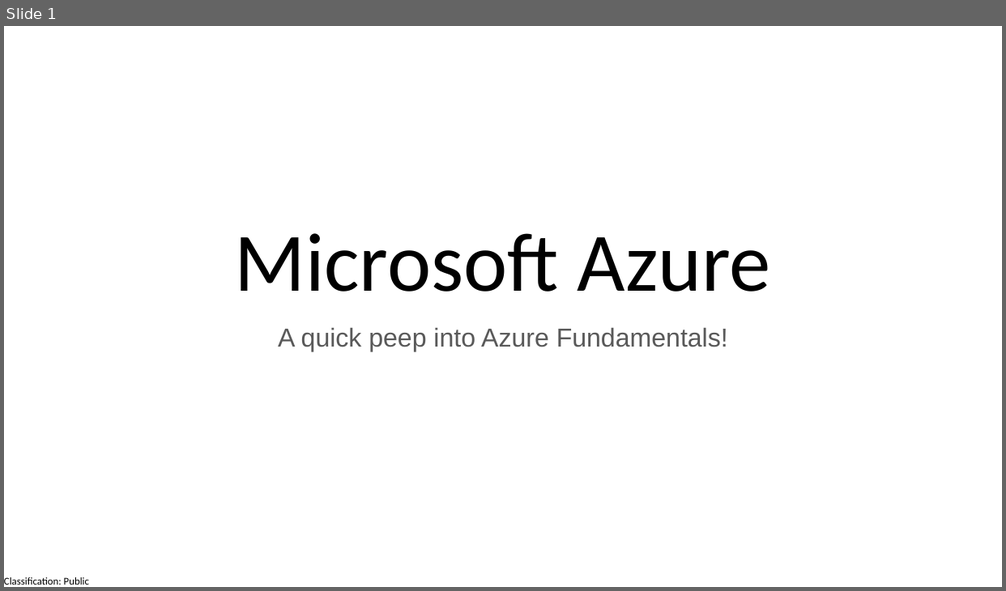
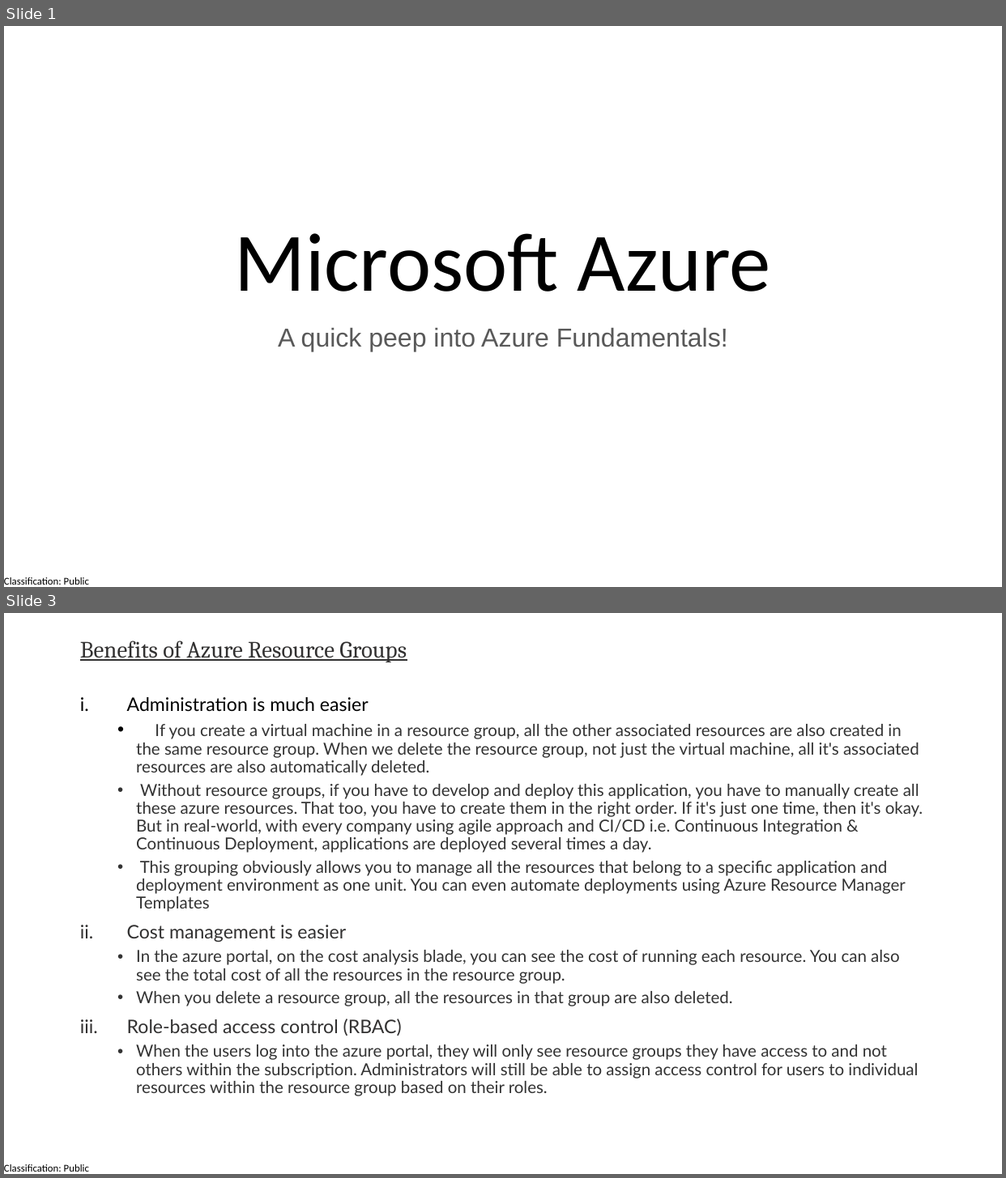
Before and after one commit to manaswiniray/Maersk.Azure.Practice, a slide deck: Microsoft Azure.pptx. Shown one above the other, each under a label of ours: slide 1 before the commit, slides 1 and 3 after it; the slides between them are not shown. The pictures are 1006x591 and 1006x1178 pixels, drawn with LibreOffice and Linux fonts; fonts in the diff are those of the drawing. Boxes give left, top, right and bottom in pixels: in the first picture for what was removed or moved away, otherwise in the second. Text is boxed around its words. In the diff, an @@ line names an element or a change of style, - is before the commit and + after.

```diff
--- a/Microsoft Azure.pptx
+++ b/Microsoft Azure.pptx
@@ slide 3 added at (4, 613, 1002, 1174), background #FFFFFF; not listed: 1 template element that a slide beside it also shows @@
@@ title added at (80, 641, 407, 662), 22.5 pt, text #323131, underline @@
+Benefits of Azure Resource Groups
@@ text added at (127, 697, 923, 1097), 16 pt, text #333333 @@
+i. Administration is much easier
+  • If you create a virtual machine in a resource group, all the other associated resources are also created in the same resource group. When we delete the resource group, not just the virtual machine, all it's associated resources are also automatically deleted.
+  • Without resource groups, if you have to develop and deploy this application, you have to manually create all these azure resources. That too, you have to create them in the right order. If it's just one time, then it's okay. But in real-world, with every company using agile approach and CI/CD i.e. Continuous Integration & Continuous Deployment, applications are deployed several times a day.
+  • This grouping obviously allows you to manage all the resources that belong to a specific application and deployment environment as one unit. You can even automate deployments using Azure Resource Manager Templates
+ii. Cost management is easier
+  • In the azure portal, on the cost analysis blade, you can see the cost of running each resource. You can also see the total cost of all the resources in the resource group.
+  • When you delete a resource group, all the resources in that group are also deleted.
+iii. Role-based access control (RBAC)
+  • When the users log into the azure portal, they will only see resource groups they have access to and not others within the subscription. Administrators will still be able to assign access control for users to individual resources within the resource group based on their roles.
```
Also in this commit, not shown: 7 other slides added, 1 slide removed.
